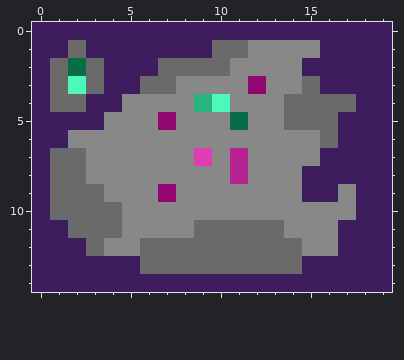
File history of a pixel-art sprite, gfx/map0.png. Above, as it was before the edit.
The file is 20x15 pixels.
After:
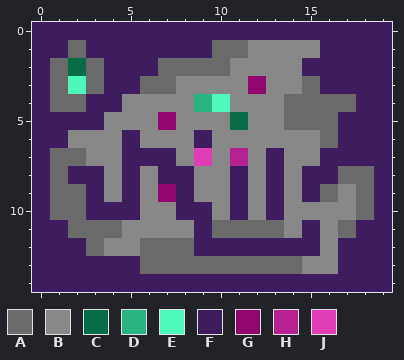
Palette (. is transparent): A #6a6a6a  B #888888  C #066d47  D #29b380  E #4df9ba  F #3e1d5f  G #91076f  H #b72292  J #de3db6
Edits made:
Changed rows in their new state; - is an unchanged pixel.
first column x 2:
 6 ---F---F---------
 7 ---FFF-----F-----
 8 FF-F-FF--F-F---AA
 9 -F-F--F--F-F--A-A
10 -FFF--FF-F-F----A
11 -------F-----F-A-
12 -------FFFFFFF---
13 -------------BB--
Boxes around the changes in both pictures, in picture pixels (x1, y1, x2, y2):
changed: (68, 130, 374, 274)
